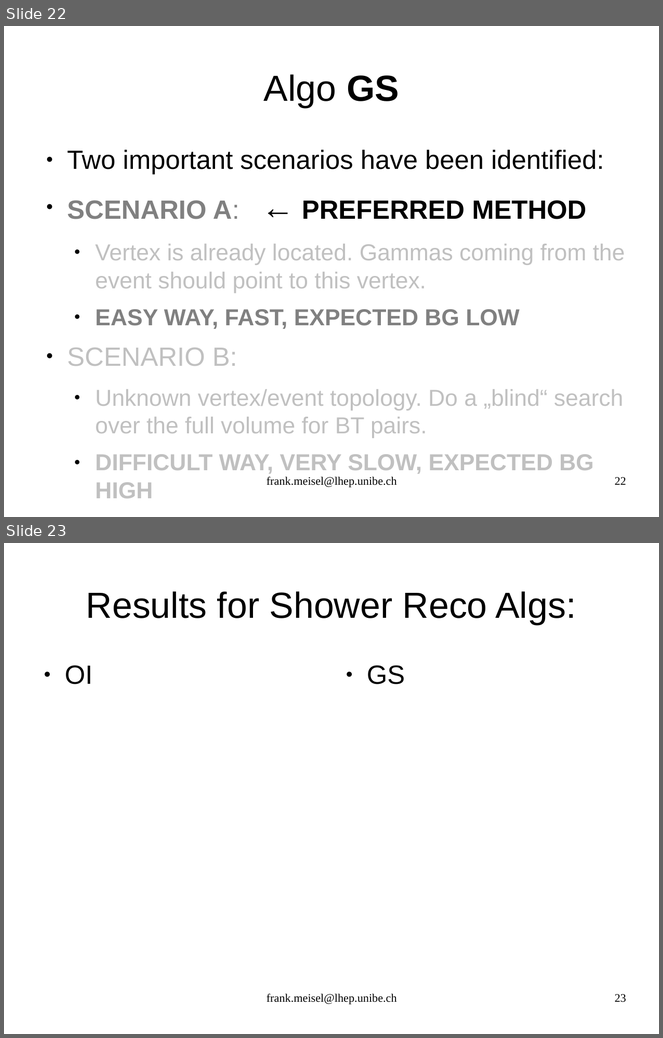
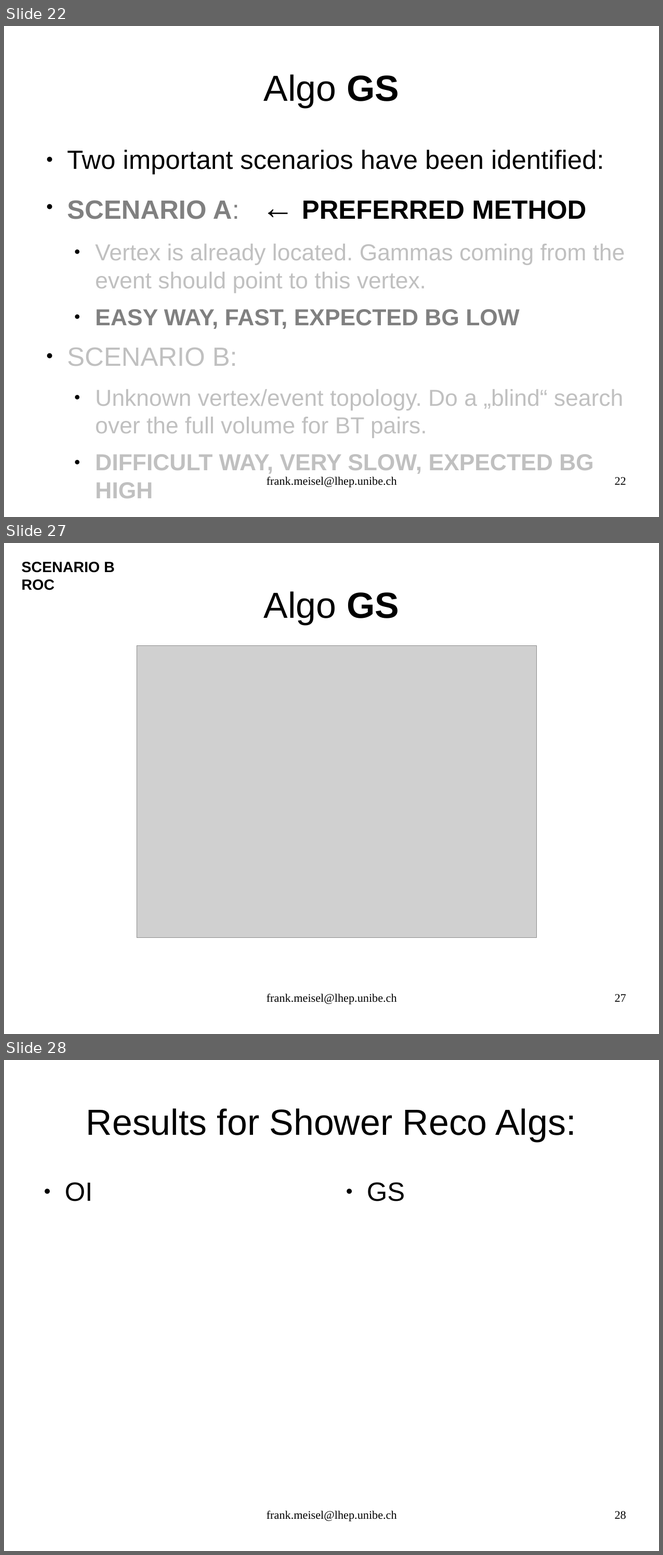
Before and after one commit to antonioiuliano2/fedra, a slide deck: src/libShower/documentation/libShowerMANUAL.odp. Shown one above the other, each under a label of ours: slides 22 and 23 before the commit, slides 22, 27 and 28 after it; the slides between them are not shown. The pictures are 663x1038 and 663x1555 pixels, drawn with LibreOffice and Linux fonts; fonts in the diff are those of the drawing; grey boxes stand for pictures. Boxes give left, top, right and bottom in pixels: in the first picture for what was removed or moved away, otherwise in the second. Text is boxed around its words. In the diff, an @@ line names an element or a change of style, - is before the commit and + after.

Commit message:
Exchange commit. GS_Algo improvement is not yet fully finished, but for file transfer I have to update it via this way. GS algo is improving adding a last cut using neural network discrimination. First results to separaete gamma pairs from fake bg look very promising, see also pages 24ff. in the manual libShowerMANUAL.odp

```diff
--- a/src/libShower/documentation/libShowerMANUAL.odp
+++ b/src/libShower/documentation/libShowerMANUAL.odp
@@ slide 27 added at (4, 543, 659, 1034), background #FFFFFF @@
@@ text added at (22, 562, 115, 590), 18 pt, text #000000, bold @@
+SCENARIO B
+ROC
@@ title added at (264, 591, 399, 625), 44 pt, text #000000 @@
+Algo GS
@@ picture added at (137, 646, 538, 938) @@
@@ text added at (267, 994, 397, 1005), 14 pt, text #000000 @@
+frank.meisel@lhep.unibe.ch
@@ page number added at (615, 994, 626, 1002), 14 pt, text #000000 @@
+27
@@ what was slide 23 is now slide 28 @@
@@ page number at (615, 1511, 626, 1520): text changed @@
-23
+28
```
Also in this commit, not shown: 4 other slides added, 4 other files.
